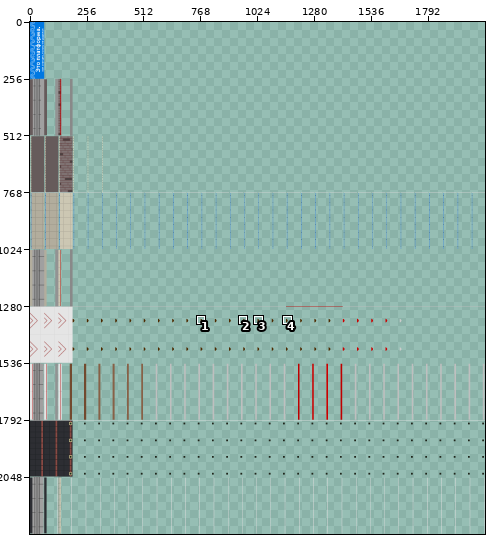
Sprite sheet -- res/platform.png. The first picture is a wide view before the edit; the outline marks the close-up.
Close-up. Before the edit:
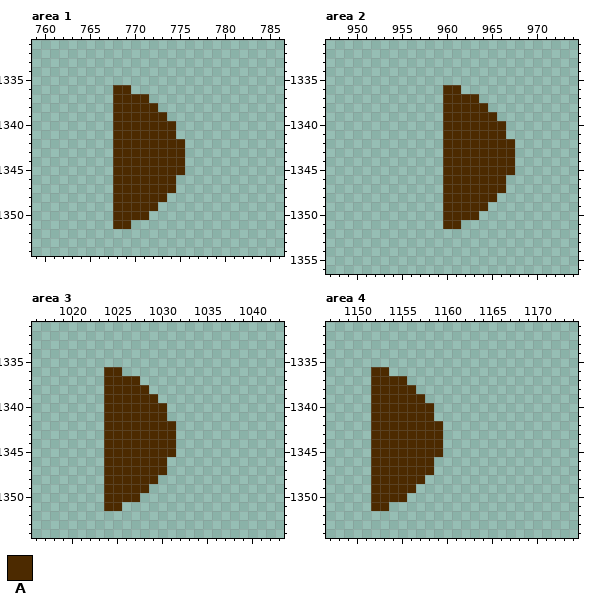
The file is 2048x2304 pixels. Pixels under 10% opacity are left out. Colours within 5 levels of each other are drawn and written as one. Shown: area 1: x 759..786, y 1331..1354; area 2: x 947..974, y 1331..1356; area 3: x 1016..1043, y 1331..1354; area 4: x 1147..1174, y 1331..1354. The commit also changed other parts of the picture, which this record leaves out.
Palette (. is transparent): A #4c2a00
Pixels before, area 1, first column x 768:
1336 AA......
1337 AAAA....
1338 AAAAA...
1339 AAAAAA..
1340 AAAAAAA.
1341 AAAAAAA.
1342 AAAAAAAA
1343 AAAAAAAA
1344 AAAAAAAA
1345 AAAAAAAA
1346 AAAAAAA.
1347 AAAAAAA.
1348 AAAAAA..
1349 AAAAA...
1350 AAAA....
1351 AA......
Pixels before, area 2, first column x 960:
1336 AA......
1337 AAAA....
1338 AAAAA...
1339 AAAAAA..
1340 AAAAAAA.
1341 AAAAAAA.
1342 AAAAAAAA
1343 AAAAAAAA
1344 AAAAAAAA
1345 AAAAAAAA
1346 AAAAAAA.
1347 AAAAAAA.
1348 AAAAAA..
1349 AAAAA...
1350 AAAA....
1351 AA......
Pixels before, area 3, first column x 1024:
1336 AA......
1337 AAAA....
1338 AAAAA...
1339 AAAAAA..
1340 AAAAAAA.
1341 AAAAAAA.
1342 AAAAAAAA
1343 AAAAAAAA
1344 AAAAAAAA
1345 AAAAAAAA
1346 AAAAAAA.
1347 AAAAAAA.
1348 AAAAAA..
1349 AAAAA...
1350 AAAA....
1351 AA......
Pixels before, area 4, first column x 1152:
1336 AA......
1337 AAAA....
1338 AAAAA...
1339 AAAAAA..
1340 AAAAAAA.
1341 AAAAAAA.
1342 AAAAAAAA
1343 AAAAAAAA
1344 AAAAAAAA
1345 AAAAAAAA
1346 AAAAAAA.
1347 AAAAAAA.
1348 AAAAAA..
1349 AAAAA...
1350 AAAA....
1351 AA......
New version:
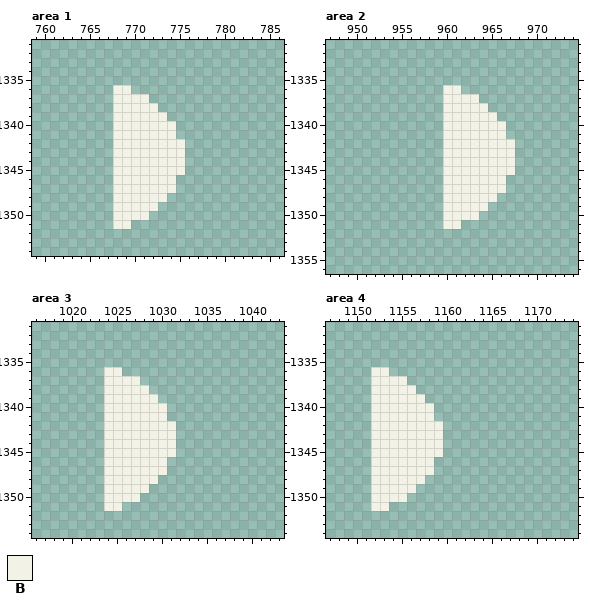
Colours new in this view: B #f2f2e6
The edit:
Area 1:
y 1336: x 768..769 AA -> BB
y 1337: x 768..771 AAAA -> BBBB
y 1338: x 768..772 AAAAA -> BBBBB
y 1339: x 768..773 AAAAAA -> BBBBBB
y 1340..1341: x 768..774 AAAAAAA -> BBBBBBB
y 1342..1345: x 768..775 AAAAAAAA -> BBBBBBBB
y 1346..1347: x 768..774 AAAAAAA -> BBBBBBB
y 1348: x 768..773 AAAAAA -> BBBBBB
y 1349: x 768..772 AAAAA -> BBBBB
y 1350: x 768..771 AAAA -> BBBB
y 1351: x 768..769 AA -> BB
Area 2:
y 1336: x 960..961 AA -> BB
y 1337: x 960..963 AAAA -> BBBB
y 1338: x 960..964 AAAAA -> BBBBB
y 1339: x 960..965 AAAAAA -> BBBBBB
y 1340..1341: x 960..966 AAAAAAA -> BBBBBBB
y 1342..1345: x 960..967 AAAAAAAA -> BBBBBBBB
y 1346..1347: x 960..966 AAAAAAA -> BBBBBBB
y 1348: x 960..965 AAAAAA -> BBBBBB
y 1349: x 960..964 AAAAA -> BBBBB
y 1350: x 960..963 AAAA -> BBBB
y 1351: x 960..961 AA -> BB
Area 3:
y 1336: x 1024..1025 AA -> BB
y 1337: x 1024..1027 AAAA -> BBBB
y 1338: x 1024..1028 AAAAA -> BBBBB
y 1339: x 1024..1029 AAAAAA -> BBBBBB
y 1340..1341: x 1024..1030 AAAAAAA -> BBBBBBB
y 1342..1345: x 1024..1031 AAAAAAAA -> BBBBBBBB
y 1346..1347: x 1024..1030 AAAAAAA -> BBBBBBB
y 1348: x 1024..1029 AAAAAA -> BBBBBB
y 1349: x 1024..1028 AAAAA -> BBBBB
y 1350: x 1024..1027 AAAA -> BBBB
y 1351: x 1024..1025 AA -> BB
Area 4:
y 1336: x 1152..1153 AA -> BB
y 1337: x 1152..1155 AAAA -> BBBB
y 1338: x 1152..1156 AAAAA -> BBBBB
y 1339: x 1152..1157 AAAAAA -> BBBBBB
y 1340..1341: x 1152..1158 AAAAAAA -> BBBBBBB
y 1342..1345: x 1152..1159 AAAAAAAA -> BBBBBBBB
y 1346..1347: x 1152..1158 AAAAAAA -> BBBBBBB
y 1348: x 1152..1157 AAAAAA -> BBBBBB
y 1349: x 1152..1156 AAAAA -> BBBBB
y 1350: x 1152..1155 AAAA -> BBBB
y 1351: x 1152..1153 AA -> BB
Pixel boxes of the changes (left, top, right, bottom) in both close-ups:
changed: (113, 85, 185, 229)
changed: (443, 85, 515, 229)
changed: (104, 367, 176, 511)
changed: (371, 367, 443, 511)
